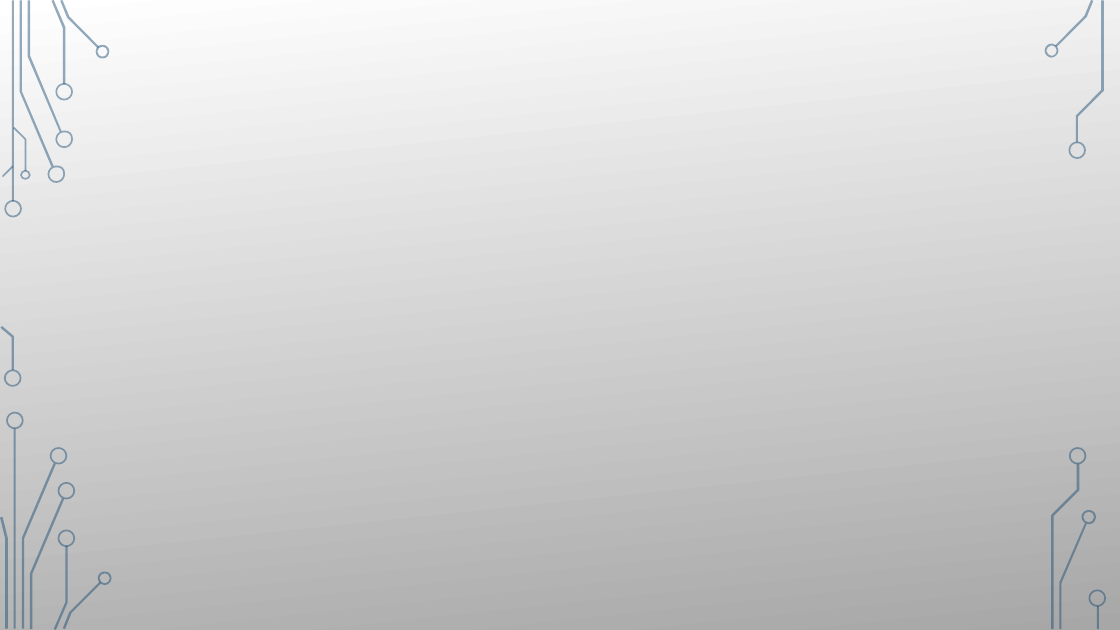
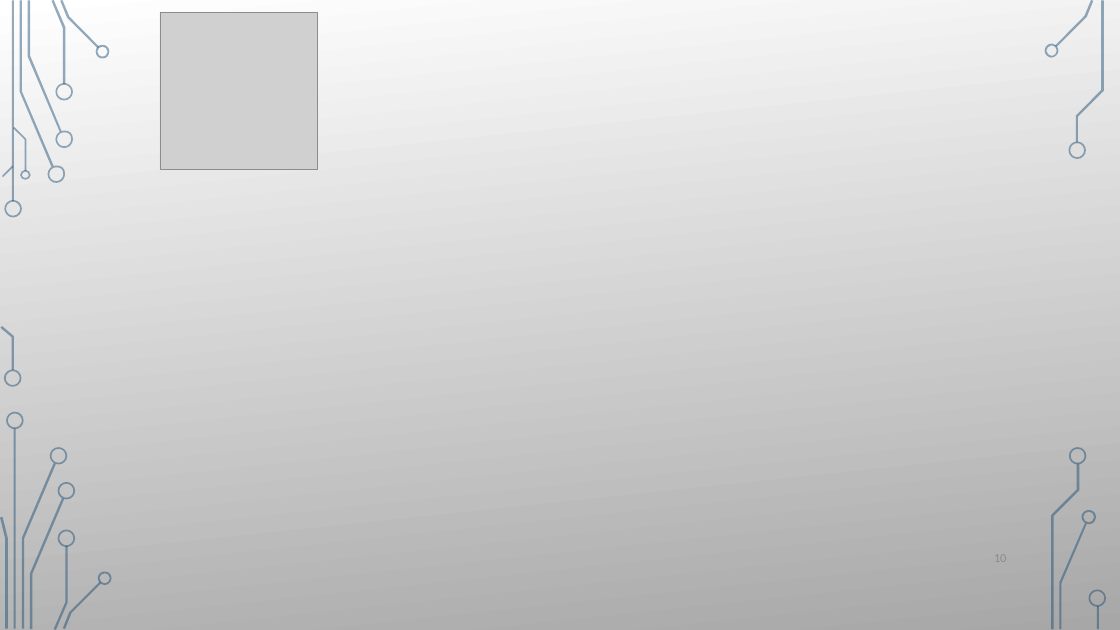
Before and after one commit to ataeiamirhosein/NetFuncVirt, a slide deck: slide 10 of Ip_lookup_algorithms.pptx. Drawn at 1120x630 pixels with LibreOffice and Linux fonts; fonts in the diff are those of the drawing; grey boxes stand for pictures; background and template pictures are left out. Boxes give left, top, right and bottom in pixels: in the first picture for what was removed or moved away, otherwise in the second. Text is boxed around its words. In the diff, an @@ line names an element or a change of style, - is before the commit and + after.

```diff
--- a/Ip_lookup_algorithms.pptx
+++ b/Ip_lookup_algorithms.pptx
@@ picture added at box(160, 13, 318, 171) @@
@@ page number added at box(994, 550, 1006, 565), 10.5 pt, text #8C8C8C @@
+10
```
Also in this commit, not shown: 10 other slides changed.
